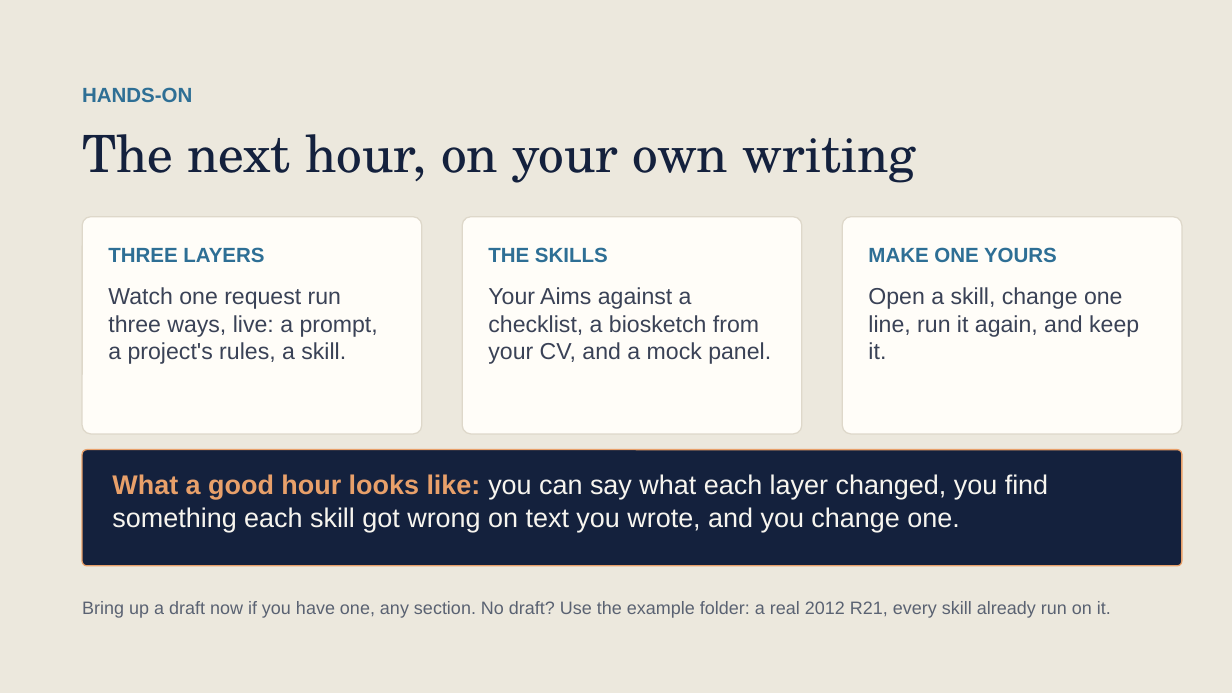
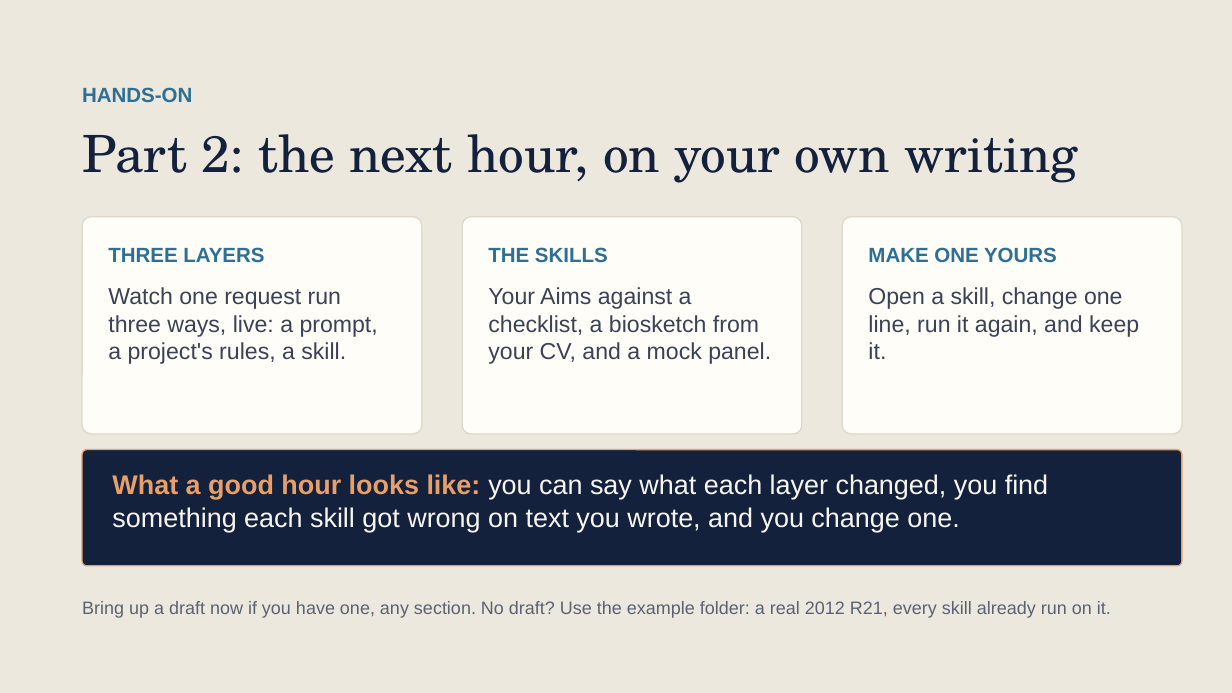
Before and after one commit to scripps-ai-enablement/ai-for-grant-writing, a slide deck: slide 16 of version 1/Using AI for Grant Writing v1.pptx (slide 19 before the commit). Drawn at 1232x693 pixels with LibreOffice and Linux fonts; fonts in the diff are those of the drawing. Boxes give left, top, right and bottom in pixels: in the first picture for what was removed or moved away, otherwise in the second. Text is boxed around its words. In the diff, an @@ line names an element or a change of style, - is before the commit and + after.

```diff
--- a/version 1/Using AI for Grant Writing v1.pptx
+++ b/version 1/Using AI for Grant Writing v1.pptx
@@ text at <box>82,134,1078,183</box>: text changed @@
-The next hour, on your own writing
+Part 2: the next hour, on your own writing
```
Also in this commit, not shown: 4 other slides changed, 2 slides removed, 5 other files.
